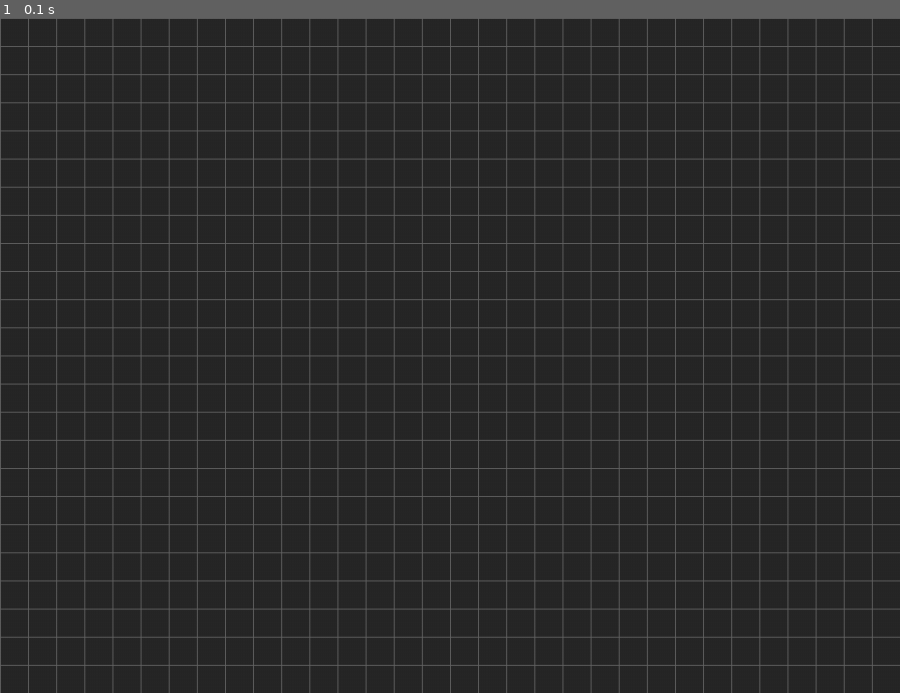
Above: before the commit, frame 1.
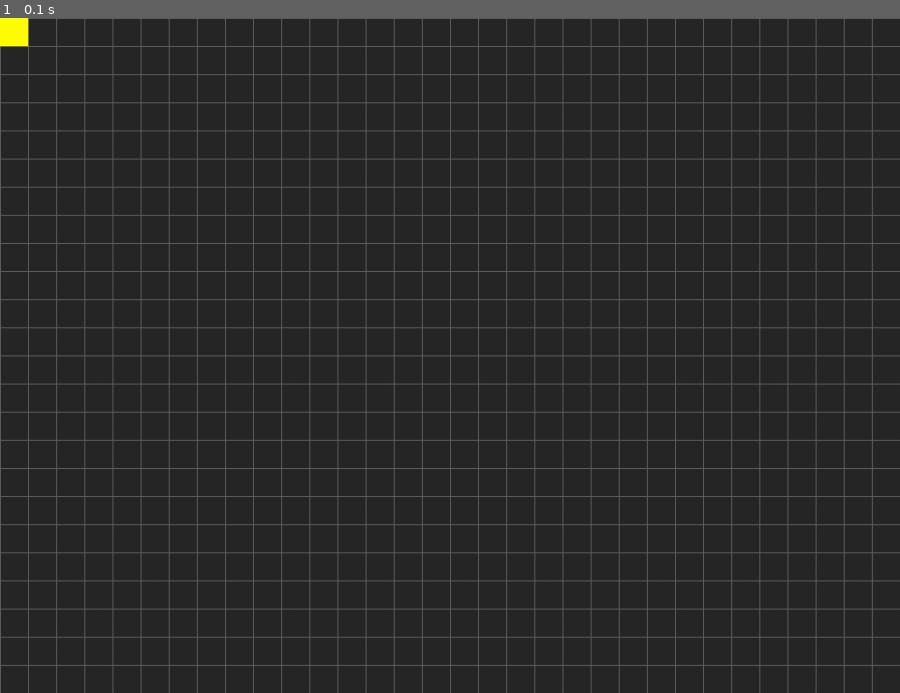
Above: after the commit, the same moment.

Repository: slepacusmiticus/visualstudiofiles
Game: pygame game, started from pygame/tiles_game/main.py
Two runs of this game, one before a commit and one after it. Both use one fixed random seed, a clock stepped at 60 frames per second and the inputs below.
Inputs:
- Up to frame 1 (0.1 s): no input

The runs differ from the first frame. In frame 1, 0.1% of the frame differs, in the area x 0-4%, y 0-5%.

Commit message:
yellow square player

Diff:
--- a/pygame/tiles_game/main.py
+++ b/pygame/tiles_game/main.py
@@ -19,7 +19,7 @@
     def new(self):
         #start a new game
         self.all_sprites = pg.sprite.Group()
-
+        self.player=Player(self,0,0)
 
     def run(self):
         #game loop
--- a/pygame/tiles_game/sprites.py
+++ b/pygame/tiles_game/sprites.py
@@ -0,0 +1,17 @@
+import pygame as pg
+from settings import *
+
+class Player(pg.sprite.Sprite):
+    def __init__(self,game,x,y):
+        self.groups=game.all_sprites
+        pg.sprite.Sprite.__init__(self,self.groups)
+        self.game =game
+        self.image = pg.Surface((TILESIZE,TILESIZE))
+        self.image.fill(YELLOW)
+        self.rect= self.image.get_rect()
+        self.x =x
+        self.y =y
+
+    def update(self):
+        self.rect.x=self.x * TILESIZE
+        self.rect.y=self.y * TILESIZE
